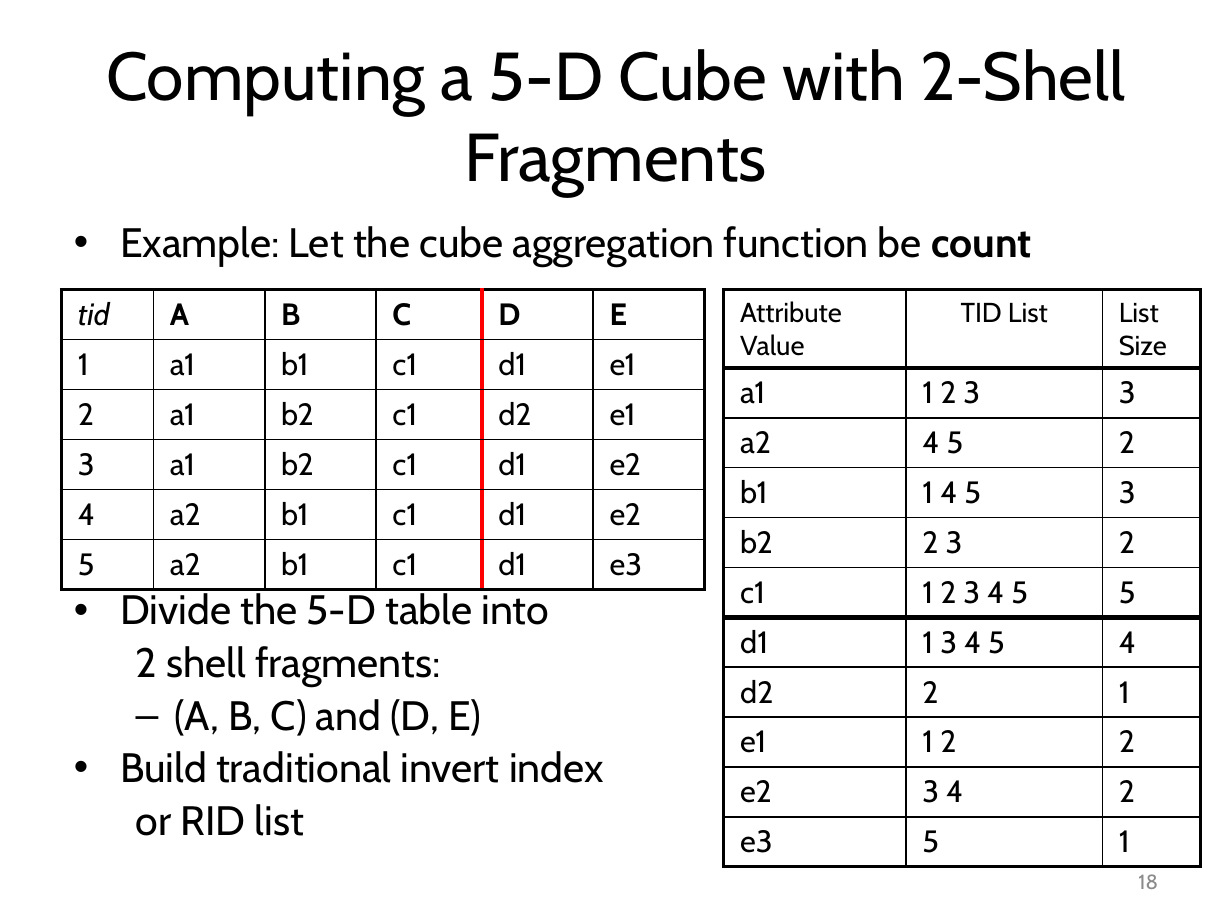
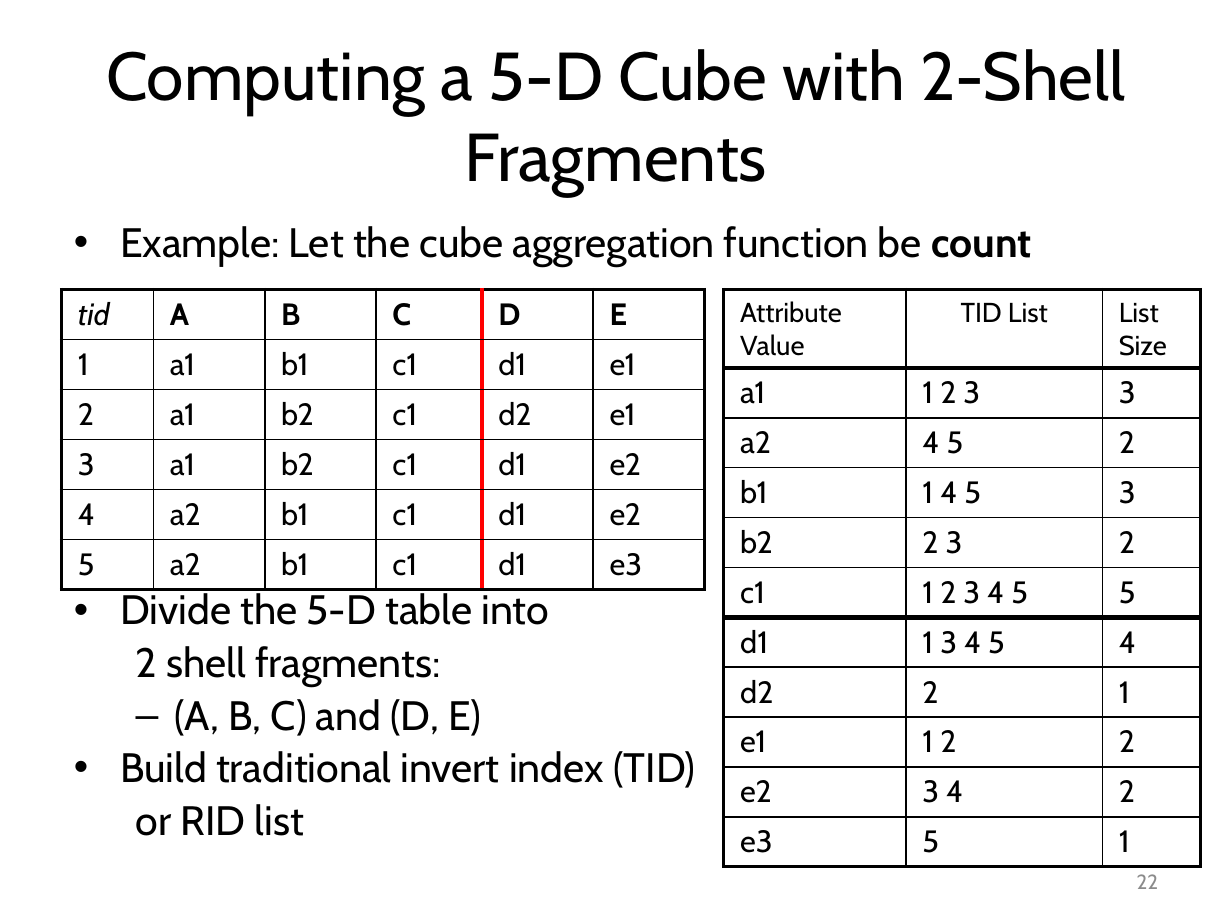
Before and after one commit to mjiang89/mjiang89.github.io, a slide deck: slide 22 of teaching/CS412Summer17-Chapter5.pptx (slide 18 before the commit). Drawn at 1232x924 pixels with LibreOffice and Linux fonts; fonts in the diff are those of the drawing. Boxes give left, top, right and bottom in pixels: in the first picture for what was removed or moved away, otherwise in the second. Text is boxed around its words. In the diff, an @@ line names an element or a change of style, - is before the commit and + after.

```diff
--- a/teaching/CS412Summer17-Chapter5.pptx
+++ b/teaching/CS412Summer17-Chapter5.pptx
@@ text at box(120, 751, 696, 788): text changed @@
-• Build traditional invert index
+• Build traditional invert index (TID)
@@ page number at box(1137, 874, 1158, 889): text changed @@
-18
+22
```
Also in this commit, not shown: 19 other slides changed, 6 slides added, 3 slides removed, 4 other files.
